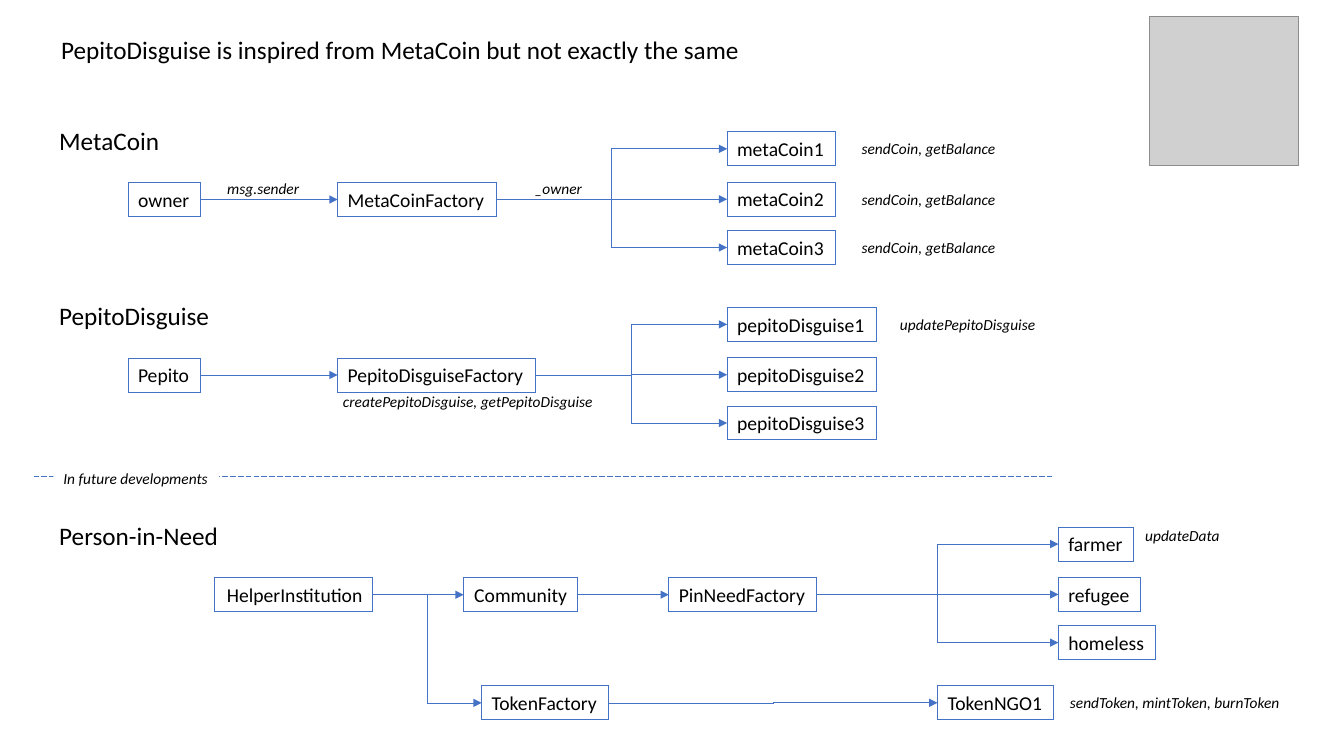
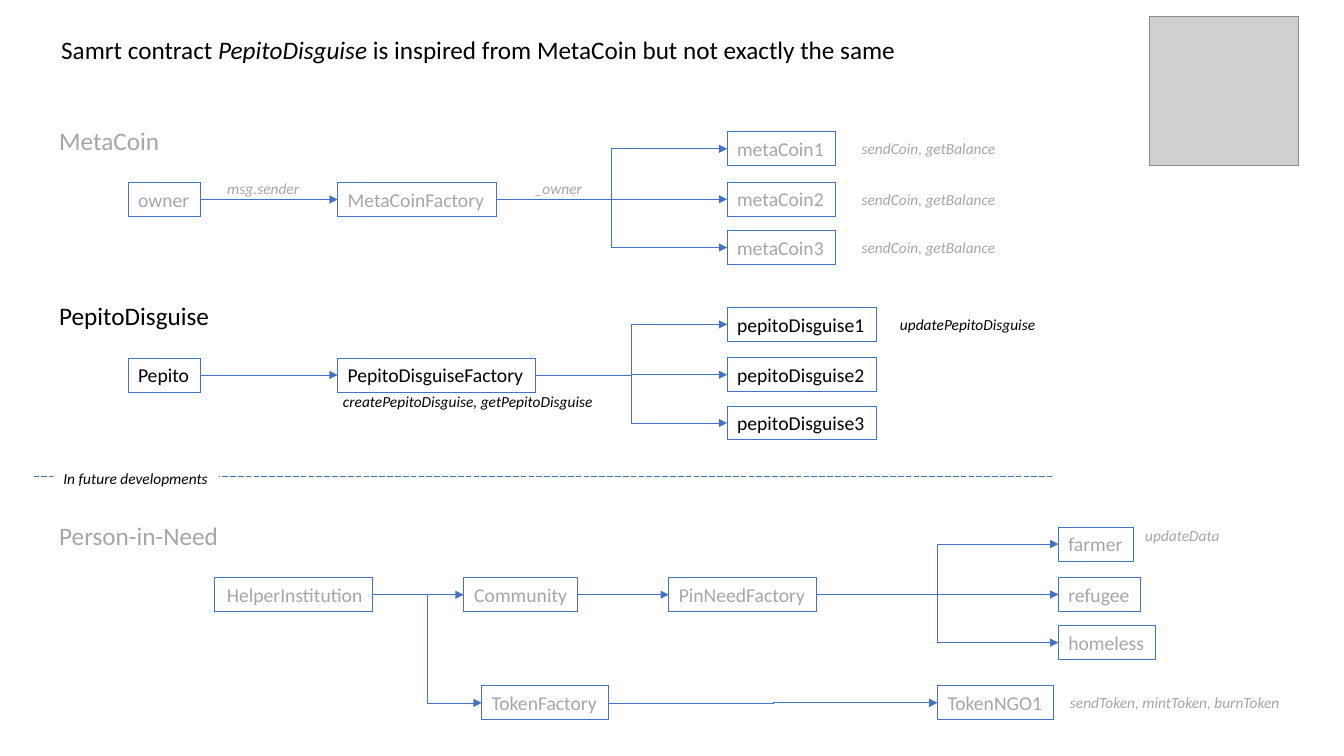
Before and after one commit to kvutien/Project-Machu-Picchu-2020, a slide deck: slide 1 of Pepito/Final Project Design.pptx. Drawn at 1344x756 pixels with LibreOffice and Linux fonts; fonts in the diff are those of the drawing; grey boxes stand for pictures. Boxes give left, top, right and bottom in pixels: in the first picture for what was removed or moved away, otherwise in the second. Text is boxed around its words. In the diff, an @@ line names an element or a change of style, - is before the commit and + after.

```diff
--- a/Pepito/Final Project Design.pptx
+++ b/Pepito/Final Project Design.pptx
@@ text at bbox=[61, 41, 895, 64]: text changed @@
-PepitoDisguise is inspired from MetaCoin but not exactly the same
+Samrt contract PepitoDisguise is inspired from MetaCoin but not exactly the same
@@ text colour #000000 to #A6A6A6 in 22 elements at bbox=[59, 133, 159, 150], bbox=[128, 182, 200, 217], bbox=[727, 182, 835, 217], bbox=[727, 132, 835, 166], bbox=[727, 231, 835, 265], bbox=[338, 182, 496, 217], bbox=[227, 183, 299, 197], bbox=[535, 187, 582, 196], bbox=[59, 527, 218, 545], bbox=[464, 578, 578, 612], bbox=[1059, 578, 1140, 612], bbox=[1059, 527, 1133, 562], bbox=[1059, 626, 1155, 660], bbox=[669, 578, 818, 612], bbox=[862, 143, 996, 157], bbox=[862, 194, 996, 208], bbox=[862, 242, 996, 256], bbox=[1145, 530, 1219, 543], bbox=[482, 687, 609, 721], bbox=[938, 687, 1054, 721], bbox=[1070, 697, 1279, 710], bbox=[215, 578, 373, 612] @@
```
Also in this commit, not shown: 3 other files.
